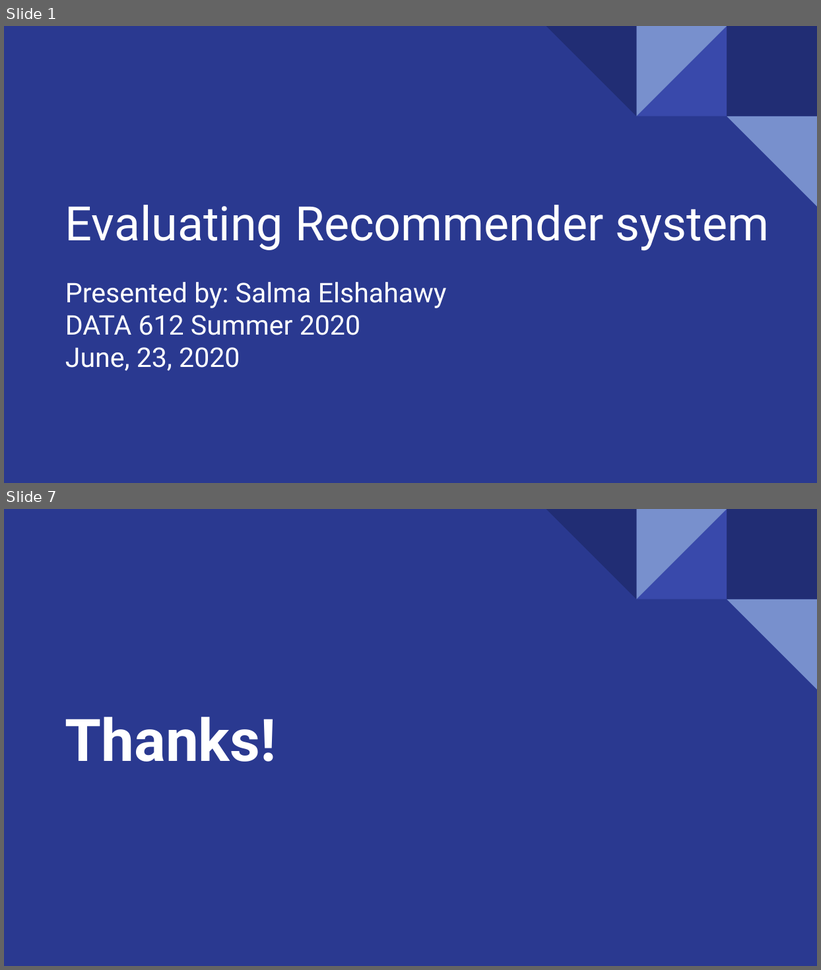
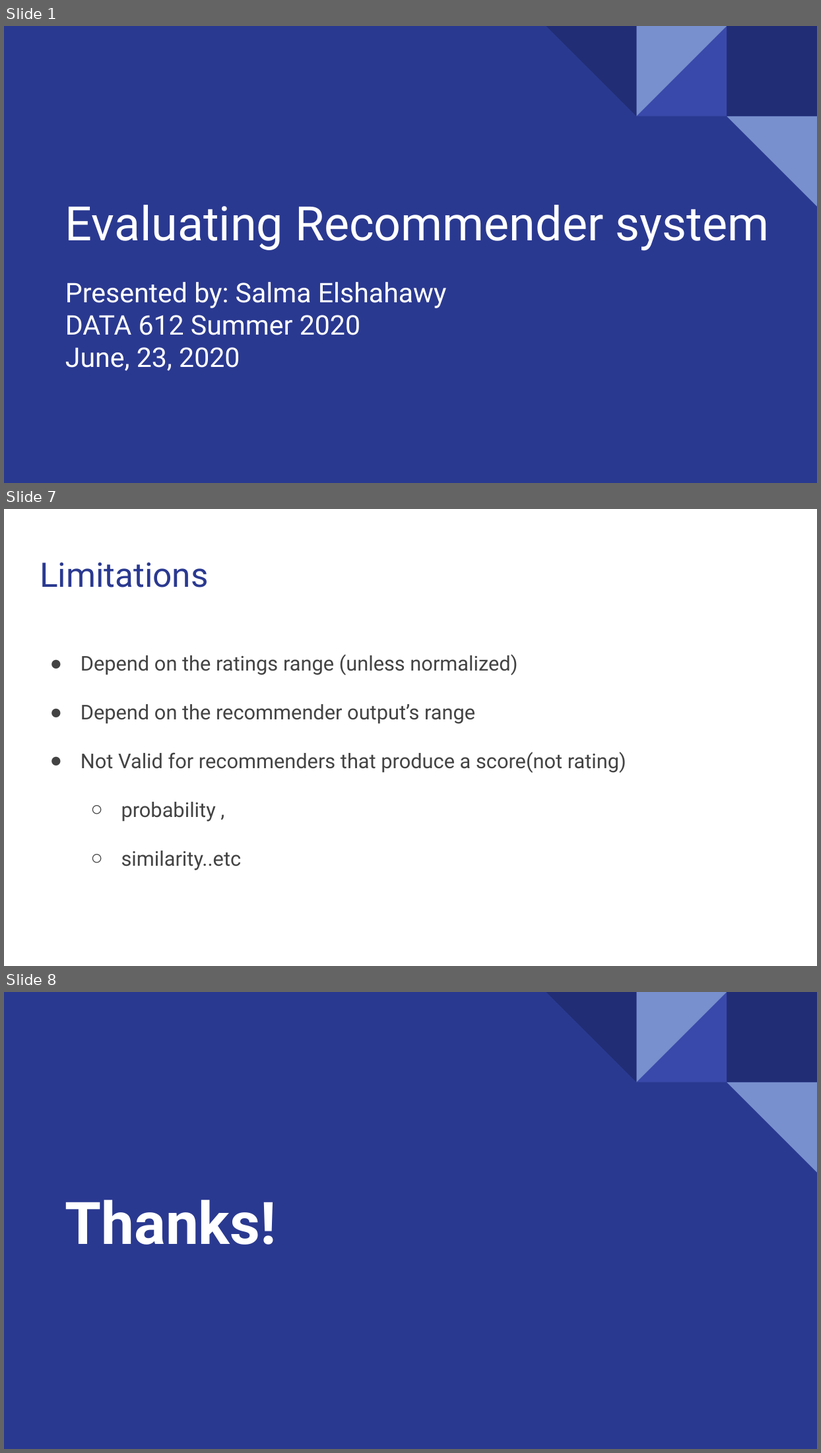
Before and after one commit to salma71/MSDS_SU2020, a slide deck: Recommender_system612/week_3/presentation/Evaluating_recommender_system.pptx. Shown one above the other, each under a label of ours: slides 1 and 7 before the commit, slides 1, 7 and 8 after it; the slides between them are not shown. The pictures are 821x970 and 821x1453 pixels, drawn with LibreOffice and Linux fonts; fonts in the diff are those of the drawing. Boxes give left, top, right and bottom in pixels: in the first picture for what was removed or moved away, otherwise in the second. Text is boxed around its words. In the diff, an @@ line names an element or a change of style, - is before the commit and + after.

```diff
--- a/Recommender_system612/week_3/presentation/Evaluating_recommender_system.pptx
+++ b/Recommender_system612/week_3/presentation/Evaluating_recommender_system.pptx
@@ slide 7 added at [4,509,817,966], background #FFFFFF @@
@@ title added at [40,562,208,588], 30 pt, text #2A3990 @@
+Limitations
@@ text added at [81,654,626,871], 18 pt, text #434343 @@
+● Depend on the ratings range (unless normalized)
+● Depend on the recommender output’s range
+● Not Valid for recommenders that produce a score(not rating)
+  ○ probability ,
+  ○ similarity..etc
@@ what was slide 7 is now slide 8 @@
```
Also in this commit, not shown: 4 slides changed, 1 other slide added, 1 slide removed, 3 other files.
